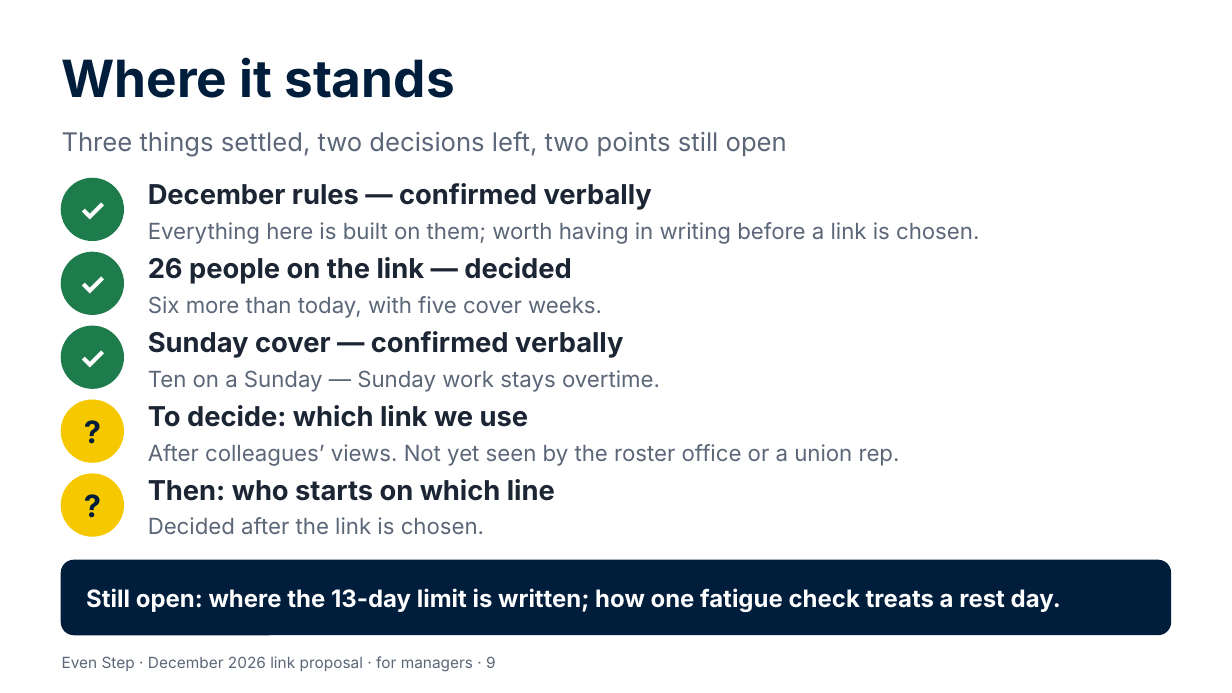
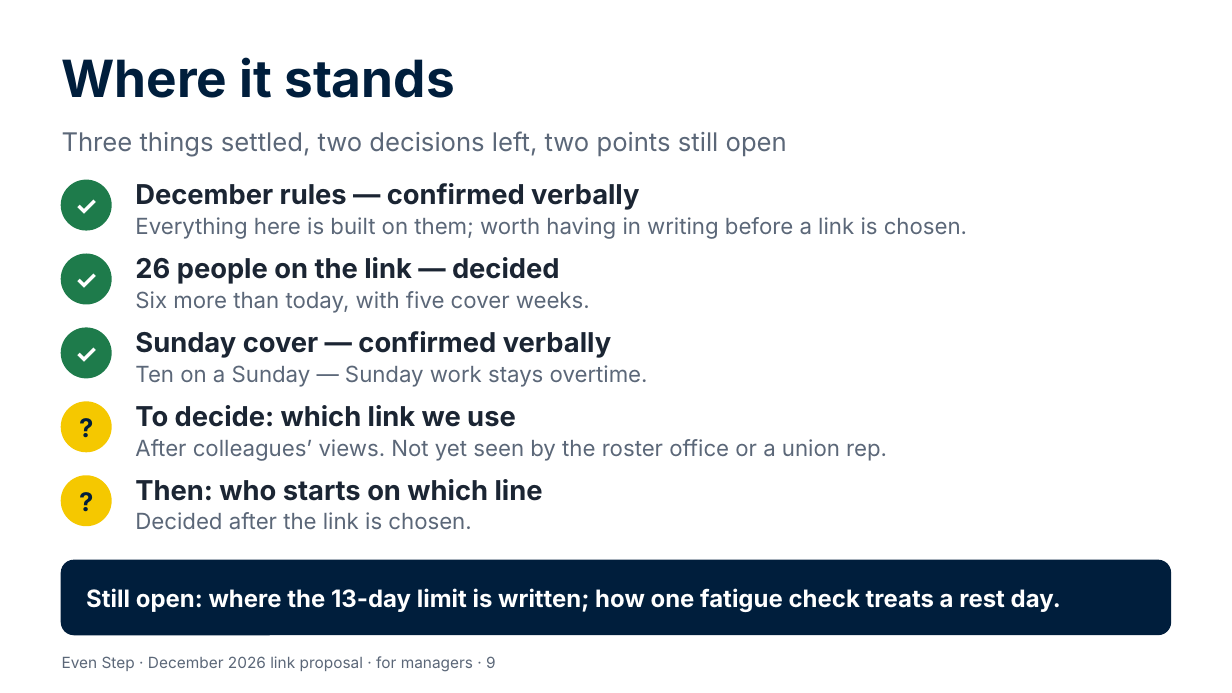
Before and after one commit to Garethdavidmiller/roster-app, a slide deck: slide 9 of docs/links-26/presentations/Even-Step-for-managers.pptx. Drawn at 1232x693 pixels with LibreOffice and Linux fonts; fonts in the diff are those of the drawing. Boxes give left, top, right and bottom in pixels: in the first picture for what was removed or moved away, otherwise in the second. Text is boxed around its words. In the diff, an @@ line names an element or a change of style, - is before the commit and + after.

```diff
--- a/docs/links-26/presentations/Even-Step-for-managers.pptx
+++ b/docs/links-26/presentations/Even-Step-for-managers.pptx
@@ text "December rules — confirmed verbally": place and size @@
-text "December rules — confirmed verbally" at (148, 183, 652, 210)
+text "December rules — confirmed verbally" at (135, 183, 639, 210)
@@ ellipse: place and size @@
-ellipse at (62, 179, 123, 240)
+ellipse at (62, 181, 111, 230)
@@ text "Everything here is built on ...": place and size @@
-text "Everything here is built on ..." at (148, 222, 979, 244)
+text "Everything here is built on ..." at (135, 217, 967, 239)
@@ size 18 to 15 pt in 5 elements at (62, 477, 111, 526), (62, 181, 111, 230), (62, 329, 111, 378), (62, 403, 111, 452), (62, 254, 111, 303) @@
@@ ellipse: place and size @@
-ellipse at (62, 253, 123, 314)
+ellipse at (62, 254, 111, 303)
@@ text "26 people on the link ...": place and size @@
-text "26 people on the link ..." at (148, 257, 572, 284)
+text "26 people on the link ..." at (135, 257, 560, 284)
@@ text "Six more than today, with ...": place and size @@
-text "Six more than today, with ..." at (148, 296, 602, 318)
+text "Six more than today, with ..." at (135, 291, 590, 313)
@@ ellipse: place and size @@
-ellipse at (62, 326, 123, 388)
+ellipse at (62, 329, 111, 378)
@@ text "Sunday cover — confirmed verbally": place and size @@
-text "Sunday cover — confirmed verbally" at (148, 331, 623, 358)
+text "Sunday cover — confirmed verbally" at (135, 331, 611, 358)
@@ text "Ten on a Sunday — ...": place and size @@
-text "Ten on a Sunday — ..." at (148, 370, 660, 392)
+text "Ten on a Sunday — ..." at (135, 365, 648, 387)
@@ ellipse: place and size @@
-ellipse at (62, 400, 123, 462)
+ellipse at (62, 403, 111, 452)
@@ text "To decide: which link we ...": place and size @@
-text "To decide: which link we ..." at (148, 405, 529, 427)
+text "To decide: which link we ..." at (135, 405, 516, 427)
@@ text "After colleagues’ views. Not yet ...": place and size @@
-text "After colleagues’ views. Not yet ..." at (148, 444, 900, 466)
+text "After colleagues’ views. Not yet ..." at (135, 439, 887, 461)
@@ ellipse: place and size @@
-ellipse at (62, 474, 123, 536)
+ellipse at (62, 477, 111, 526)
@@ text "Then: who starts on which ...": place and size @@
-text "Then: who starts on which ..." at (148, 479, 555, 501)
+text "Then: who starts on which ..." at (135, 479, 543, 501)
@@ text "Decided after the link is ...": place and size @@
-text "Decided after the link is ..." at (148, 517, 484, 534)
+text "Decided after the link is ..." at (135, 512, 471, 529)
```
Also in this commit, not shown: 3 other slides changed, 38 other files.
